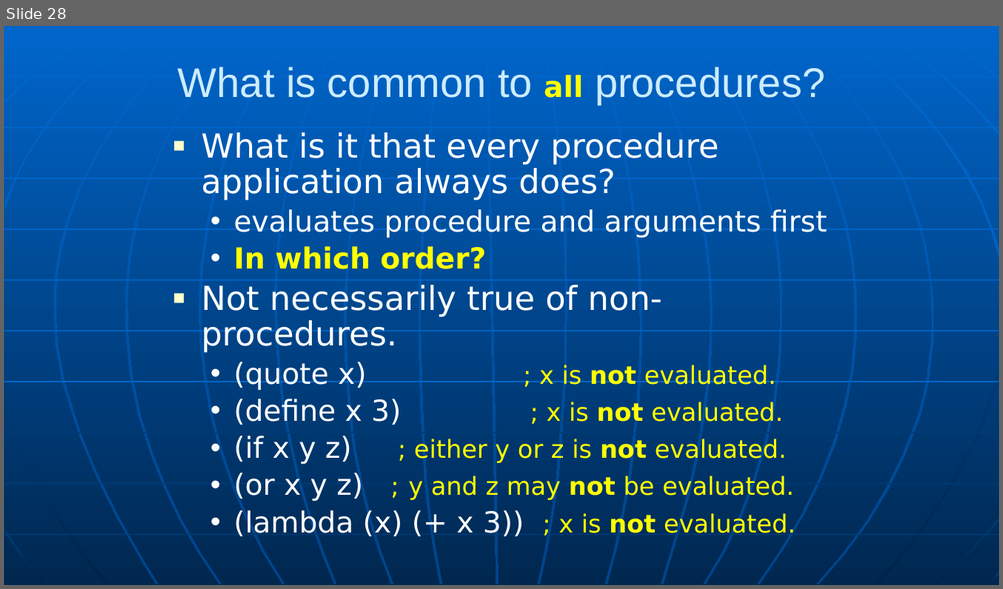
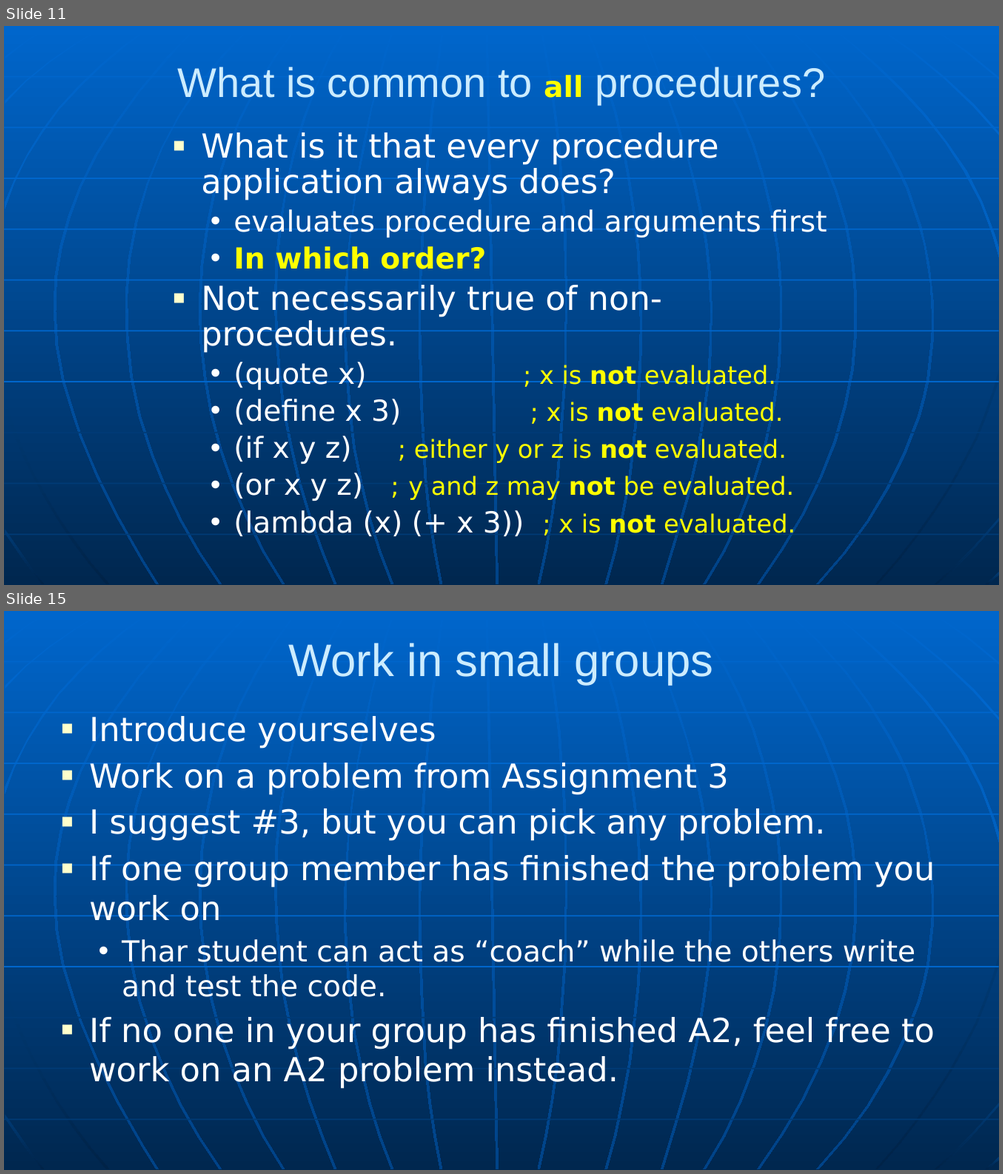
Before and after one commit to RHIT-CSSE/csse304, a slide deck: ClassMaterials/CourseIntro/CWA-intro.pptx. Shown one above the other, each under a label of ours: slide 28 before the commit, slides 11 and 15 after it; the slides between them are not shown. The pictures are 1003x589 and 1003x1174 pixels, drawn with LibreOffice and Linux fonts; fonts in the diff are those of the drawing. Boxes give left, top, right and bottom in pixels: in the first picture for what was removed or moved away, otherwise in the second. Text is boxed around its words. In the diff, an @@ line names an element or a change of style, - is before the commit and + after.

```diff
--- a/ClassMaterials/CourseIntro/CWA-intro.pptx
+++ b/ClassMaterials/CourseIntro/CWA-intro.pptx
@@ slide 15 added at (4, 611, 999, 1170), background gradient #0066CC to #004488; not listed: 34 template elements that a slide beside it also shows @@
@@ title added at (289, 643, 713, 685), 44 pt, text #CCECFF @@
+Work in small groups
@@ text added at (89, 716, 934, 1089), 32 pt, text #FFFFFF @@
+■ Introduce yourselves
+■ Work on a problem from Assignment 3
+■ I suggest #3, but you can pick any problem.
+■ If one group member has finished the problem you work on
+  • Thar student can act as “coach” while the others write and test the code.
+■ If no one in your group has finished A2, feel free to work on an A2 problem instead.
@@ what was slide 28 is now slide 11 @@
```
Also in this commit, not shown: 3 slides changed, 5 other slides added, 24 slides removed, 5 other files.
